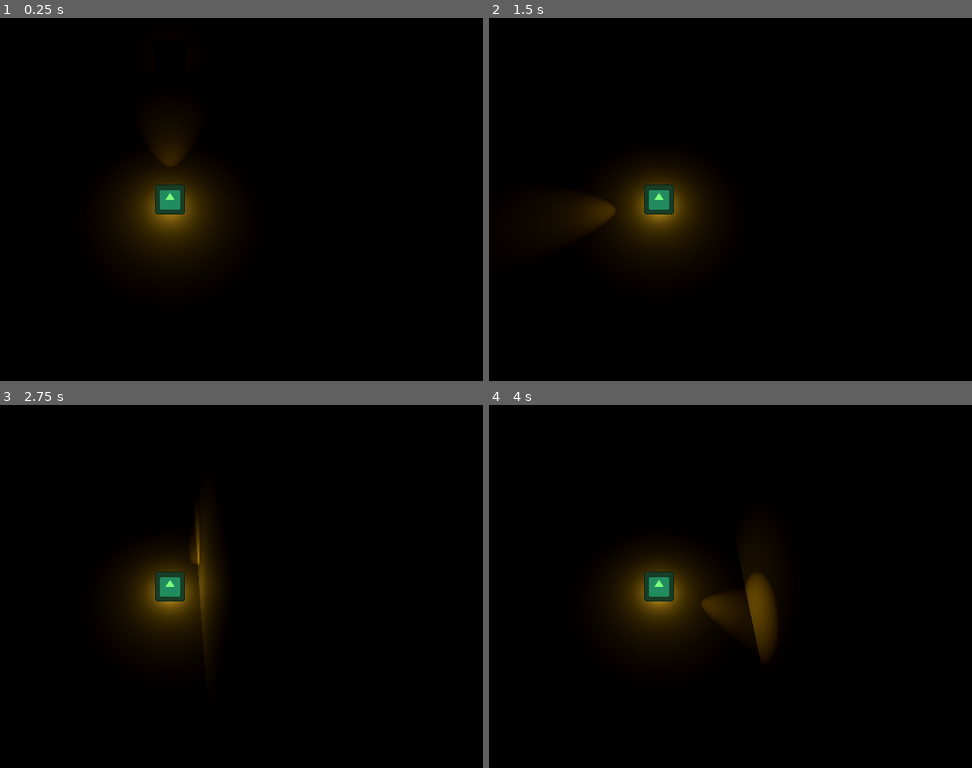
Above: before the commit, frames 1-4 (two rows, left to right).
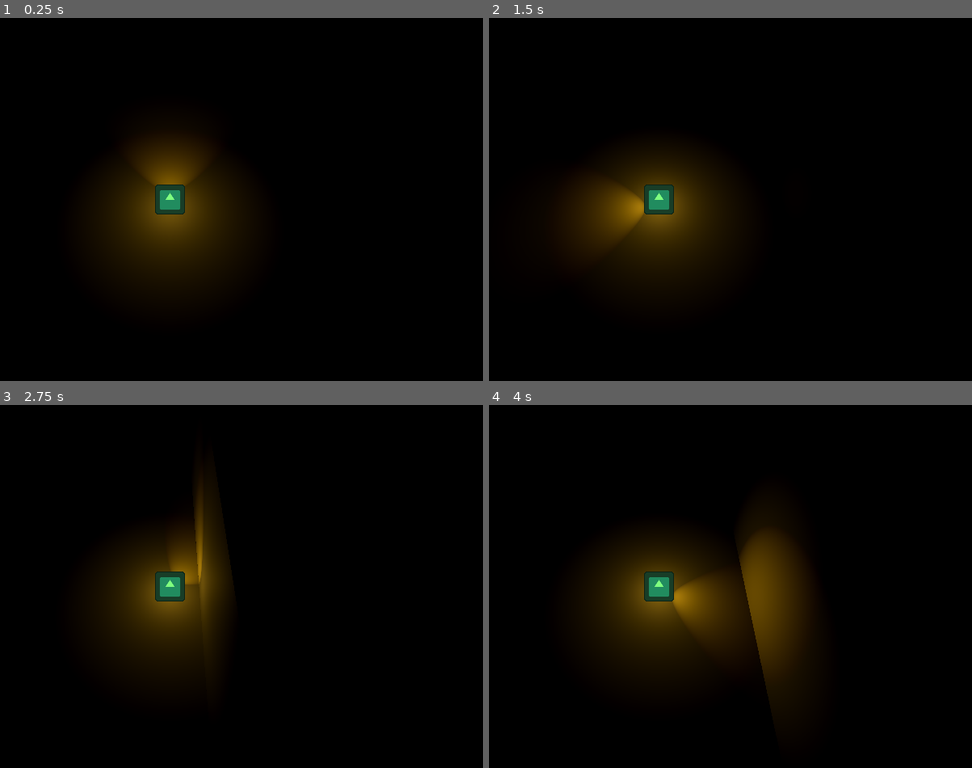
Above: after the commit, the same moments.

Repository: Rusty-Rat-Studios/dead-living-and-dying
Game: Godot game, scene res://game.tscn
Same seed, same stepped clock (60 frames per second), same inputs: the game is played once before the commit and once after it. The engine's default icon, where the game draws it, is replaced by a stand-in: a white triangle on a blue panel in a dark square.
Inputs (mouse positions are in pixels of both pictures, inside the frame that each line leads up to):
- Up to frame 1 (0.25 s): no input
- Up to frame 2 (1.5 s): tap Enter at 0.5 s; move the mouse to (802, 181) at 0.52 s; hold Right (ui_right) 0.53-1.28 s; move the mouse to (527, 217) at 1.27 s; hold Down (ui_down) from 1.28 s (still down)
- Up to frame 3 (2.75 s): tap Space at 2 s; move the mouse to (236, 506) at 2.02 s; release Down (ui_down) at 2.03 s; hold Right (ui_right) from 2.03 s (still down)
- Up to frame 4 (4 s): move the mouse to (629, 659) at 2.77 s; release Right (ui_right) at 2.78 s; hold Up (ui_up) 2.78-3.53 s; tap Enter at 3.5 s; move the mouse to (851, 640) at 3.52 s; hold Left (ui_left) from 3.53 s (still down)

The runs differ from the first frame. In frame 1, 1.2% of the frame differs, in the area x 27-44%, y 33-56%; in frame 2, 1.7%; in frame 3, 1.1%; in frame 4, 5.8%, in the area x 33-67%, y 34-81%.

Commit message:
Modify player lights

Diff:
--- a/player/player.tscn
+++ b/player/player.tscn
@@ -22,14 +22,15 @@
 transform = Transform3D(1, 0, 0, 0, 1, -2.98023e-08, 0, 2.98023e-08, 1, 0, 0, 10)
 
 [node name="OmniLight3D" type="OmniLight3D" parent="."]
+transform = Transform3D(1, 0, 0, 0, 1, 0, 0, 0, 1, 0, 0.5, 0)
 shadow_enabled = true
-omni_range = 6.0
-omni_attenuation = 2.0
+omni_range = 6.335
+omni_attenuation = 1.5
 
 [node name="LightOffset" type="Marker3D" parent="."]
 
 [node name="SpotLight3D" type="SpotLight3D" parent="LightOffset"]
-transform = Transform3D(1, 0, 0, 0, 1, 0, 0, 0, 1, 0, 0, -1)
+transform = Transform3D(1, 0, 0, 0, 1, 0, 0, 0, 1, 0, 0, -0.1)
+light_size = 0.4
 shadow_enabled = true
-spot_range = 10.0
-spot_angle = 30.0
+spot_range = 250.0
